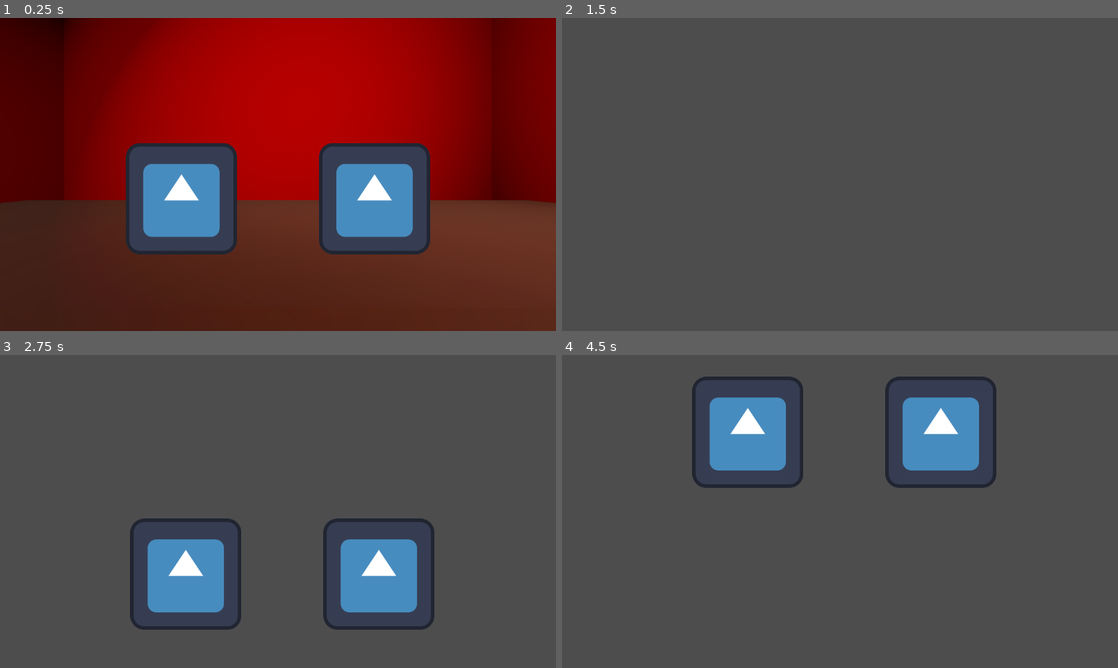
Above: before the commit, frames 1-4 (two rows, left to right).
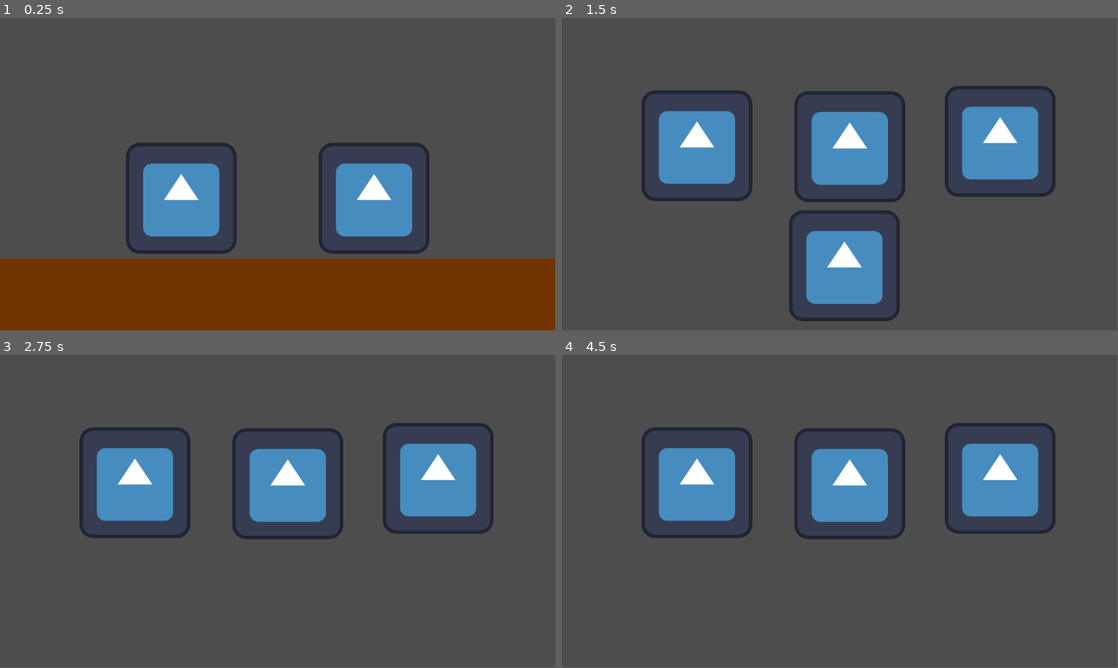
Above: after the commit, the same moments.

Repository: frn1/GGJ-2024
Game: Godot game, scene res://scenes/main.tscn
Same seed, same stepped clock (60 frames per second), same inputs: the game is played once before the commit and once after it. The engine's default icon, where the game draws it, is replaced by a stand-in: a white triangle on a blue panel in a dark square.
Inputs (mouse positions are in pixels of both pictures, inside the frame that each line leads up to):
- Up to frame 1 (0.25 s): no input
- Up to frame 2 (1.5 s): move the mouse to (962, 158) at 0.52 s; hold Up (ui_up) from 0.53 s (still down); click (962, 158) at 0.67 s; move the mouse to (728, 190) at 1.27 s
- Up to frame 3 (2.75 s): tap Enter at 2 s; move the mouse to (333, 442) at 2.02 s; release Up (ui_up) at 2.03 s; hold Down (ui_down) from 2.03 s (still down); tap Up (ui_up) at 2.1 s
- Up to frame 4 (4.5 s): move the mouse to (812, 574) at 2.77 s; release Down (ui_down) at 2.78 s; hold Up (ui_up) 2.78-4.28 s; click (812, 574) at 2.92 s; tap Space at 3.5 s; move the mouse to (1006, 558) at 3.52 s; tap Enter at 4.25 s; move the mouse to (673, 464) at 4.27 s; hold Down (ui_down) from 4.28 s (still down); tap Up (ui_up) at 4.35 s
In our replay, the window is 800x450 before the commit and 799x449 after it. These sizes can differ from the game's own. Grey fills any space a smaller window leaves; there, only what the larger window draws over its background counts as a difference.

The runs differ from the first frame. In frame 1, 85% of the frame differs, in the area x 0-100%, y 0-100%; in frame 2, 16%; in frame 3, 20%; in frame 4, 18%.

Commit message:
Add CI, add more export presets, move scenes, add theme, and more

Diff:
--- a/project.godot
+++ b/project.godot
@@ -13,11 +13,8 @@
 config/name="GGJ 2024"
 run/main_scene="res://scenes/main.tscn"
 config/features=PackedStringArray("4.2", "GL Compatibility")
+run/flush_stdout_on_print=true
 config/icon="res://icon.svg"
-
-[display]
-
-window/stretch/mode="canvas_items"
 
 [input]
 
--- /dev/null
+++ b/scenes/common/minigame.tscn
@@ -0,0 +1,25 @@
+[gd_scene load_steps=4 format=3 uid="uid://bnxdmngub2oru"]
+
+[ext_resource type="Script" path="res://scripts/minigame.gd" id="1_2mr3c"]
+
+[sub_resource type="QuadMesh" id="QuadMesh_dnv2f"]
+size = Vector2(800, 900)
+center_offset = Vector3(-400, 0, 0)
+
+[sub_resource type="QuadMesh" id="QuadMesh_3camo"]
+size = Vector2(800, 900)
+center_offset = Vector3(400, 0, 0)
+
+[node name="Minigame" type="Node2D"]
+script = ExtResource("1_2mr3c")
+minigame_folders = Array[String](["res://scenes/minigames/rock_paper_sissors/"])
+
+[node name="Left blind" type="MeshInstance2D" parent="."]
+modulate = Color(0.709804, 0.0156863, 0, 1)
+position = Vector2(-600, 0)
+mesh = SubResource("QuadMesh_dnv2f")
+
+[node name="Right blind" type="MeshInstance2D" parent="."]
+modulate = Color(0.709804, 0.0156863, 0, 1)
+position = Vector2(600, 0)
+mesh = SubResource("QuadMesh_3camo")
--- /dev/null
+++ b/scenes/common/p1_spawn.tscn
@@ -0,0 +1,4 @@
+[gd_scene format=3 uid="uid://234w666lbds1"]
+
+[node name="P1 Spawn" type="Node2D"]
+position = Vector2(-200, 0)
--- /dev/null
+++ b/scenes/common/p2_spawn.tscn
@@ -0,0 +1,4 @@
+[gd_scene format=3 uid="uid://wjkwr8ic5q2k"]
+
+[node name="P2 Spawn" type="Node2D"]
+position = Vector2(200, 0)
--- a/scenes/in_between.tscn
+++ /dev/null
@@ -1,48 +0,0 @@
-[gd_scene load_steps=5 format=3 uid="uid://b4vxdc4lt4026"]
-
-[ext_resource type="PackedScene" uid="uid://gmmgte6e2t7m" path="res://scenes/bg.tscn" id="1_twn25"]
-
-[sub_resource type="ViewportTexture" id="ViewportTexture_0urk3"]
-viewport_path = NodePath("SubViewport")
-
-[sub_resource type="PhysicsMaterial" id="PhysicsMaterial_5abgi"]
-
-[sub_resource type="WorldBoundaryShape2D" id="WorldBoundaryShape2D_pmqvo"]
-
-[node name="In-between" type="Node2D"]
-
-[node name="TextureRect" type="TextureRect" parent="."]
-anchors_preset = 15
-anchor_right = 1.0
-anchor_bottom = 1.0
-offset_left = -576.0
-offset_top = -324.0
-offset_right = 576.0
-offset_bottom = 324.0
-grow_horizontal = 2
-grow_vertical = 2
-texture = SubResource("ViewportTexture_0urk3")
-
-[node name="StaticBody2D" type="StaticBody2D" parent="."]
-position = Vector2(-3, 174)
-collision_layer = 3
-collision_mask = 0
-physics_material_override = SubResource("PhysicsMaterial_5abgi")
-
-[node name="CollisionShape2D" type="CollisionShape2D" parent="StaticBody2D"]
-position = Vector2(3, 3)
-shape = SubResource("WorldBoundaryShape2D_pmqvo")
-
-[node name="SubViewport" type="SubViewport" parent="."]
-own_world_3d = true
-transparent_bg = true
-size = Vector2i(1152, 648)
-render_target_clear_mode = 1
-
-[node name="Background" parent="SubViewport" instance=ExtResource("1_twn25")]
-
-[node name="Spawn P1" type="Node2D" parent="."]
-position = Vector2(-200, 0)
-
-[node name="Spawn P2" type="Node2D" parent="."]
-position = Vector2(200, 0)
--- a/scenes/bg.tscn
+++ b/scenes/in_between/bg.tscn
@@ -48,7 +48,7 @@
 transform = Transform3D(1, 0, 0, 0, 1, 0, 0, 0, 1, 0, 1.12606, 2.57194)
 
 [node name="Stage" type="MeshInstance3D" parent="."]
-transform = Transform3D(1, 0, 0, 0, 1, 0, 0, 0, 1, 0, -0.144258, -1.10856)
+transform = Transform3D(1, 0, 0, 0, 1, 0, 0, 0, 1, 0, -1, -1)
 mesh = SubResource("BoxMesh_5ihca")
 
 [node name="Wall Back" type="MeshInstance3D" parent="."]
--- /dev/null
+++ b/scenes/in_between/in_between.tscn
@@ -0,0 +1,53 @@
+[gd_scene load_steps=9 format=3 uid="uid://b4vxdc4lt4026"]
+
+[ext_resource type="PackedScene" uid="uid://234w666lbds1" path="res://scenes/common/p1_spawn.tscn" id="1_gpl4p"]
+[ext_resource type="PackedScene" uid="uid://wjkwr8ic5q2k" path="res://scenes/common/p2_spawn.tscn" id="2_wf7ws"]
+[ext_resource type="PackedScene" uid="uid://2sn5kbe7pomi" path="res://scenes/in_between/ui.tscn" id="3_kqqmi"]
+
+[sub_resource type="WorldBoundaryShape2D" id="WorldBoundaryShape2D_t6ard"]
+normal = Vector2(1, 0)
+
+[sub_resource type="WorldBoundaryShape2D" id="WorldBoundaryShape2D_yd41t"]
+normal = Vector2(-1, 0)
+
+[sub_resource type="PhysicsMaterial" id="PhysicsMaterial_5abgi"]
+
+[sub_resource type="WorldBoundaryShape2D" id="WorldBoundaryShape2D_pmqvo"]
+
+[sub_resource type="QuadMesh" id="QuadMesh_gcugj"]
+size = Vector2(1200, 200)
+center_offset = Vector3(0, 100, 0)
+
+[node name="In-between" type="Node2D"]
+
+[node name="Wall left" type="StaticBody2D" parent="."]
+position = Vector2(-650, 0)
+
+[node name="CollisionShape2D" type="CollisionShape2D" parent="Wall left"]
+shape = SubResource("WorldBoundaryShape2D_t6ard")
+
+[node name="Wall right" type="StaticBody2D" parent="."]
+position = Vector2(650, 0)
+
+[node name="CollisionShape2D" type="CollisionShape2D" parent="Wall right"]
+shape = SubResource("WorldBoundaryShape2D_yd41t")
+
+[node name="Floor" type="StaticBody2D" parent="."]
+position = Vector2(0, 175)
+collision_layer = 3
+collision_mask = 0
+physics_material_override = SubResource("PhysicsMaterial_5abgi")
+
+[node name="CollisionShape2D" type="CollisionShape2D" parent="Floor"]
+position = Vector2(3, 3)
+shape = SubResource("WorldBoundaryShape2D_pmqvo")
+
+[node name="MeshInstance2D" type="MeshInstance2D" parent="Floor"]
+modulate = Color(0.435294, 0.203922, 0, 1)
+mesh = SubResource("QuadMesh_gcugj")
+
+[node name="P1 Spawn" parent="." instance=ExtResource("1_gpl4p")]
+
+[node name="P2 Spawn" parent="." instance=ExtResource("2_wf7ws")]
+
+[node name="UI" parent="." instance=ExtResource("3_kqqmi")]
--- /dev/null
+++ b/scenes/in_between/ui.tscn
@@ -0,0 +1,33 @@
+[gd_scene load_steps=2 format=3 uid="uid://2sn5kbe7pomi"]
+
+[sub_resource type="StyleBoxFlat" id="StyleBoxFlat_qp6et"]
+corner_radius_top_left = 3
+corner_radius_bottom_left = 3
+
+[node name="UI" type="Control"]
+layout_mode = 3
+anchors_preset = 15
+anchor_right = 1.0
+anchor_bottom = 1.0
+grow_horizontal = 2
+grow_vertical = 2
+size_flags_horizontal = 3
+size_flags_vertical = 3
+
+[node name="Panel" type="Panel" parent="."]
+layout_mode = 1
+anchors_preset = 10
+anchor_right = 1.0
+offset_right = -576.0
+offset_bottom = 128.0
+grow_horizontal = 2
+
+[node name="Panel2" type="Panel" parent="."]
+layout_mode = 1
+anchors_preset = -1
+anchor_left = -11.925
+anchor_top = -6.925
+anchor_right = -1.25
+anchor_bottom = -4.825
+offset_bottom = 1.52588e-05
+theme_override_styles/panel = SubResource("StyleBoxFlat_qp6et")
--- a/scenes/main.tscn
+++ b/scenes/main.tscn
@@ -1,11 +1,8 @@
-[gd_scene load_steps=5 format=3 uid="uid://bfumfrwfsko6q"]
+[gd_scene load_steps=4 format=3 uid="uid://bfumfrwfsko6q"]
 
-[ext_resource type="PackedScene" uid="uid://dmalkcbh0ud3d" path="res://scenes/player.tscn" id="1_s63dt"]
-[ext_resource type="PackedScene" uid="uid://b4vxdc4lt4026" path="res://scenes/in_between.tscn" id="2_edkka"]
-[ext_resource type="Script" path="res://scripts/minigame.gd" id="3_do4n6"]
-
-[sub_resource type="ViewportTexture" id="ViewportTexture_kcquw"]
-viewport_path = NodePath("Minigame/SubViewport")
+[ext_resource type="PackedScene" uid="uid://dmalkcbh0ud3d" path="res://scenes/common/player.tscn" id="1_s63dt"]
+[ext_resource type="PackedScene" uid="uid://b4vxdc4lt4026" path="res://scenes/in_between/in_between.tscn" id="2_edkka"]
+[ext_resource type="PackedScene" uid="uid://bnxdmngub2oru" path="res://scenes/common/minigame.tscn" id="3_sbcpi"]
 
 [node name="Game" type="Node2D"]
 
@@ -25,15 +22,7 @@
 floor_block_on_wall = false
 player_number = 2
 
-[node name="Minigame" type="Node2D" parent="."]
-script = ExtResource("3_do4n6")
-minigame_folders = Array[String](["res://scenes/minigames/rock_paper_sissors/"])
-
-[node name="Sprite2D" type="Sprite2D" parent="Minigame"]
-texture = SubResource("ViewportTexture_kcquw")
-
-[node name="SubViewport" type="SubViewport" parent="Minigame"]
-handle_input_locally = false
-gui_snap_controls_to_pixels = false
-size = Vector2i(1152, 648)
-render_target_update_mode = 0
+[node name="Minigame" parent="." instance=ExtResource("3_sbcpi")]
+in_between = NodePath("../In-between")
+player1 = NodePath("../Player 1")
+player2 = NodePath("../Player 2")
--- /dev/null
+++ b/scenes/minigames/menu.tscn
@@ -0,0 +1,34 @@
+[gd_scene load_steps=3 format=3 uid="uid://c4ea3e8btvdfo"]
+
+[ext_resource type="Theme" uid="uid://wwo304pa8hp2" path="res://themes/theme.tres" id="1_h3s68"]
+[ext_resource type="Texture2D" uid="uid://boatys6qbauok" path="res://icon.svg" id="1_iyxpy"]
+
+[node name="Menu" type="Control"]
+layout_mode = 3
+anchors_preset = 15
+anchor_right = 1.0
+anchor_bottom = 1.0
+grow_horizontal = 2
+grow_vertical = 2
+theme = ExtResource("1_h3s68")
+
+[node name="MarginContainer" type="MarginContainer" parent="."]
+layout_mode = 1
+anchors_preset = -1
+anchor_left = 0.3
+anchor_right = 0.7
+anchor_bottom = 1.0
+grow_horizontal = 2
+grow_vertical = 2
+
+[node name="VBoxContainer" type="VBoxContainer" parent="MarginContainer"]
+layout_mode = 2
+
+[node name="TextureRect" type="TextureRect" parent="MarginContainer/VBoxContainer"]
+layout_mode = 2
+texture = ExtResource("1_iyxpy")
+stretch_mode = 5
+
+[node name="Button" type="Button" parent="MarginContainer/VBoxContainer"]
+layout_mode = 2
+text = "Start"
--- a/scenes/minigames/rock_paper_sissors/game.tscn
+++ b/scenes/minigames/rock_paper_sissors/game.tscn
@@ -27,24 +27,18 @@
 
 [node name="Won" type="Sprite2D" parent="."]
 visible = false
-position = Vector2(-207, 103)
+position = Vector2(388, 586)
 texture = ExtResource("1_f7dv5")
 
 [node name="Tie" type="Sprite2D" parent="."]
 visible = false
-position = Vector2(-9, 31)
+position = Vector2(586, 514)
 texture = ExtResource("1_f7dv5")
 
 [node name="Lost" type="Sprite2D" parent="."]
 visible = false
-position = Vector2(201, 109)
+position = Vector2(796, 592)
 texture = ExtResource("1_f7dv5")
 
 [node name="Camera2D" type="Camera2D" parent="."]
 position = Vector2(576, 324)
-
-[node name="Spawn P1" type="Node2D" parent="."]
-position = Vector2(385, 145)
-
-[node name="Spawn P2" type="Node2D" parent="."]
-position = Vector2(785, 145)
--- a/scripts/minigame.gd
+++ b/scripts/minigame.gd
@@ -14,10 +14,11 @@
 var current_minigame
 var old_camera
 
-func load_minigame(minigame: Minigame, difficulty: float):
-	if current_minigame != null:
-		push_error("Attempted to load a minigame while another was loaded")
-		return
+@onready var initial_left_blind_pos = $"Left blind".position
+@onready var initial_right_blind_pos = $"Right blind".position
+
+func after_blinds_enter(minigame: Minigame, difficulty: float):
+	print("Loading minigame " + minigame.id)
 
 	var old_viewport = get_viewport()
 	old_camera = old_viewport.get_camera_2d()
@@ -45,18 +46,36 @@
 		p2_node.global_position = spawn_p2.global_position
 		p2_node.velocity = Vector2.ZERO
 
-	var viewport = get_node("SubViewport")
+	for child in get_children():
+		child.free()
+	add_child(scene)
 
-	for child in viewport.get_children():
-		child.free()
-	viewport.add_child(scene)
+	var timer: SceneTreeTimer = get_tree().create_timer(0.3)
+	timer.timeout.connect(
+		func ():
+			var tween: Tween = get_tree().create_tween().set_parallel(true)
+			tween.tween_property($"Left blind", "position", initial_left_blind_pos, 0.5)
+			tween.tween_property($"Right blind", "position", initial_right_blind_pos, 0.5)
+	)
+
+func load_minigame(minigame: Minigame, difficulty: float):
+	if current_minigame != null:
+		push_error("Attempted to load a minigame while another was loaded")
+		return
 
 	current_minigame = minigame
+
+	var tween: Tween = get_tree().create_tween().set_parallel(true)
+	tween.tween_property($"Left blind", "position", Vector2.ZERO, 0.5)
+	tween.tween_property($"Right blind", "position", Vector2.ZERO, 0.5)
+	tween.tween_callback(func (): after_blinds_enter(minigame, difficulty))
 
 func unload_minigame():
 	if current_minigame == null:
 		push_error("Attempted to unload the current minigame without a minigame loaded")
 		return
+
+	print("Unloading current minigame")
 
 	in_between_node.process_mode = PROCESS_MODE_INHERIT
 	in_between_node.show()
@@ -76,9 +95,7 @@
 		p2_node.global_position = spawn_p2.global_position
 		p2_node.velocity = Vector2.ZERO
 
-
-	var viewport = get_node("SubViewport")
-	for child in viewport.get_children():
+	for child in get_children():
 		child.free()
 
 	old_camera.enabled = true
--- a/scripts/minigames/rock_paper_sissors/game.gd
+++ b/scripts/minigames/rock_paper_sissors/game.gd
@@ -13,6 +13,7 @@
 		print("Opponent chose: " + str(opponent))
 		if choice == opponent:
 			get_node(tie).show()
+
 		match choice:
 			0:
 				match opponent:
--- /dev/null
+++ b/themes/theme.tres
@@ -0,0 +1,3 @@
+[gd_resource type="Theme" format=3 uid="uid://wwo304pa8hp2"]
+
+[resource]
Not shown, changed: export_presets.cfg
Not shown: 2 places in scenes/common/player.tscn that only renumber resources
Not shown, changed: scenes/minigames/rock_paper_sissors/info.ini
Not shown, added: .github/workflows/godot-ci.yml
